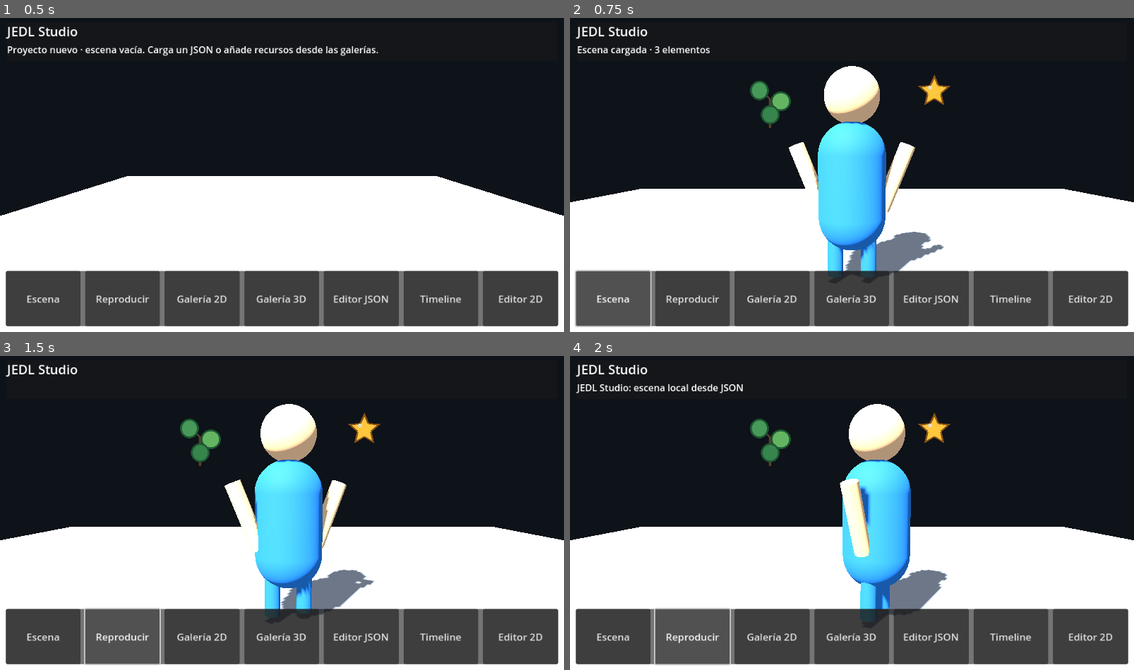
Above: before the commit, frames 1-4 (two rows, left to right).
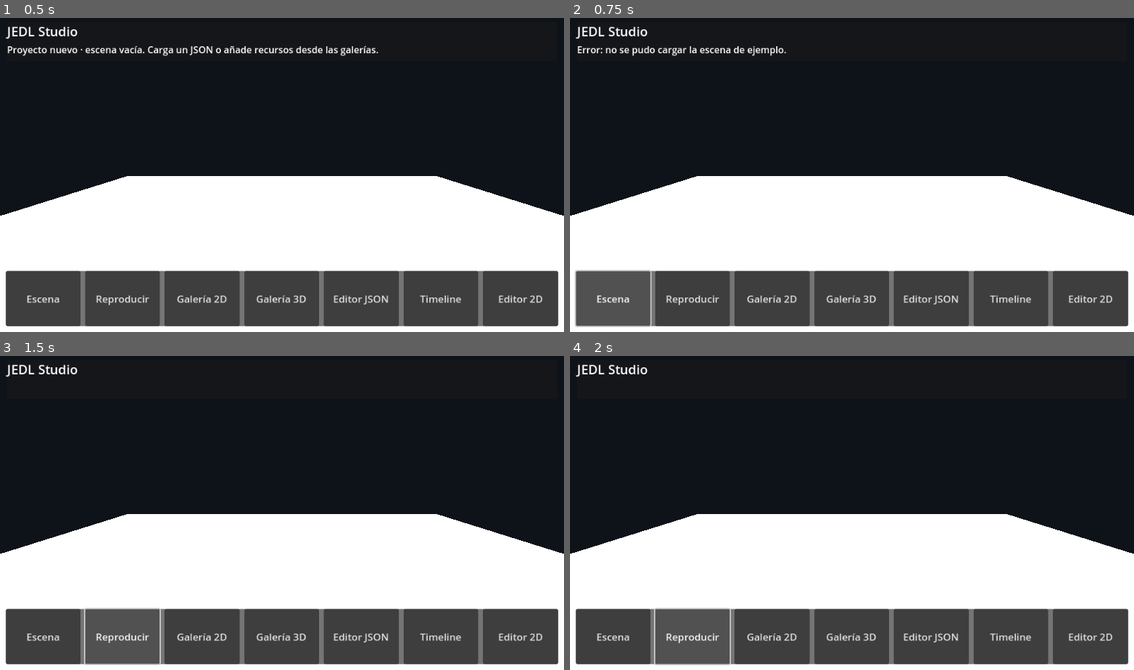
Above: after the commit, the same moments.

Repository: juancito860715-lgtm/jedl-studio
Game: Godot game, scene res://Main.tscn
Same seed, same stepped clock (60 frames per second), same inputs: the game is played once before the commit and once after it.
Inputs:
- Up to frame 1 (0.5 s): no input
- Up to frame 2 (0.75 s): click "Escena" at 0.5 s
- Up to frame 3 (1.5 s): click "Reproducir" at 1.25 s
- Up to frame 4 (2 s): no input

Frame 1 is identical in both runs. In frame 2, 12% of the frame differs, in the area x 0-100%, y 8-83%; in frame 3, 11%; in frame 4, 11%.

Commit message:
fix: load only catalogued rigged 2.5D and 3D characters

Diff:
--- a/scripts/SceneParser.gd
+++ b/scripts/SceneParser.gd
@@ -2,7 +2,6 @@
 class_name SceneParser
 
 const TimelineEngineScript = preload("res://scripts/TimelineEngine.gd")
-const CharacterRig2DScript = preload("res://scripts/CharacterRig2D.gd")
 const SceneStyleManagerScript = preload("res://scripts/SceneStyleManager.gd")
 
 var world_root: Node3D
@@ -74,6 +73,10 @@
 		last_error = "El campo actions debe ser una lista []."
 		push_error(last_error)
 		return false
+	if candidate.has("characters_2d"):
+		last_error = "characters_2d está obsoleto: JEDL Studio solo admite personajes 2.5d y 3d articulados, cargados desde el catálogo."
+		push_error(last_error)
+		return false
 	_clear_instances()
 	clear_background()
 	scene_data = candidate
@@ -99,7 +102,7 @@
 	elif background_data is String and not background_data.is_empty():
 		if not set_background(background_data):
 			return false
-	if not _instantiate_entries(scene_data["characters"], "3d"):
+	if not _instantiate_character_entries(scene_data["characters"]):
 		if last_error.is_empty(): last_error = "No se pudieron crear los personajes. Revisa sus assetId y rutas."
 		return false
 	if not _instantiate_entries(scene_data["objects"], "3d"):
@@ -108,10 +111,6 @@
 	if candidate.has("elements"):
 		if typeof(candidate["elements"]) != TYPE_ARRAY or not _instantiate_entries(candidate["elements"], "2d"):
 			push_error("Scene JSON elements must be an array of scene resources")
-			return false
-	if candidate.has("characters_2d"):
-		if not (candidate["characters_2d"] is Array) or not _instantiate_2d_characters(candidate["characters_2d"]):
-			last_error = "La colección characters_2d debe contener personajes 2D válidos."
 			return false
 	if candidate.has("appearances") and not (candidate["appearances"] is Array):
 		last_error = "El campo appearances debe ser una lista."
@@ -136,7 +135,7 @@
 		last_missing_kind = String(entry.get("kind", expected_kind))
 		last_missing_category = String(entry.get("category", ""))
 		if last_missing_category.is_empty():
-			last_missing_category = "Personajes 3D" if last_missing_kind == "3d" else "Elementos 2D"
+			last_missing_category = "Personajes 2.5D" if last_missing_kind == "2.5d" else ("Personajes 3D" if last_missing_kind == "3d" else "Elementos 2D")
 		last_error = "No existe un catálogo disponible para resolver el recurso: " + asset_id
 		push_error(last_error)
 		return {}
@@ -150,7 +149,7 @@
 		last_error = "No existe en el inventario el assetId: " + asset_id
 		push_error(last_error)
 		return {}
-	for key in ["path", "kind", "category", "license", "sha256"]:
+	for key in ["path", "kind", "category", "license", "sha256", "format", "character_format"]:
 		if resolved.has(key):
 			entry[key] = resolved[key]
 	return entry
@@ -564,42 +563,92 @@
 				audio_player.play()
 
 
-func _instantiate_2d_characters(entries: Array) -> bool:
-	if canvas_root == null:
-		last_error = "El lienzo 2D independiente no está disponible."
-		return false
+static func is_character_rig_compatible(instance: Node, character_format: String) -> bool:
+	if not (instance is Node3D) or character_format not in ["2.5d", "3d"]:
+		return false
+	var skeletons := instance.find_children("*", "Skeleton3D", true, false)
+	for skeleton_value in skeletons:
+		var skeleton := skeleton_value as Skeleton3D
+		if skeleton == null or skeleton.get_bone_count() < 1:
+			continue
+		if character_format == "2.5d":
+			var attachments := skeleton.find_children("*", "BoneAttachment3D", true, false)
+			for attachment_value in attachments:
+				var attachment := attachment_value as BoneAttachment3D
+				if attachment != null and not attachment.find_children("*", "Sprite3D", true, false).is_empty():
+					return true
+		else:
+			var meshes := instance.find_children("*", "MeshInstance3D", true, false)
+			for mesh_value in meshes:
+				var mesh_instance := mesh_value as MeshInstance3D
+				if mesh_instance != null and mesh_instance.skin != null:
+					return true
+	return false
+
+
+func _instantiate_character_entries(entries: Array) -> bool:
 	for entry_value in entries:
 		if not (entry_value is Dictionary):
-			last_error = "Cada personaje 2D debe ser un objeto."
-			return false
-		var entry: Dictionary = entry_value
-		var entry_id := String(entry.get("id", ""))
+			last_error = "Cada personaje debe ser un objeto JSON."
+			return false
+		var raw_entry: Dictionary = entry_value
+		var entry_id := String(raw_entry.get("id", ""))
+		var character_format := String(raw_entry.get("format", "")).to_lower()
 		if entry_id.is_empty():
-			last_error = "Cada personaje 2D requiere un id."
-			return false
-		var proportions: Variant = entry.get("proportions", {})
-		if not (proportions is Dictionary):
-			proportions = {}
-		var character := CharacterRig2DScript.create_character(String(entry.get("name", entry_id)), proportions)
-		character.name = String(entry.get("name", entry_id))
-		character.set_meta("jedl_entry_id", entry_id)
-		character.set_meta("jedl_asset_id", "character.2d.procedural.v1")
-		character.set_meta("jedl_character_2d", true)
+			last_error = "Cada personaje requiere un id estable."
+			return false
+		if character_format not in ["2.5d", "3d"]:
+			last_error = "El personaje '%s' debe declarar format '2.5d' o '3d'; el formato 2d no está permitido." % entry_id
+			return false
+		if String(raw_entry.get("assetId", "")).is_empty():
+			last_error = "El personaje '%s' requiere un assetId real del catálogo." % entry_id
+			return false
+		var entry := _resolve_scene_entry(raw_entry, character_format)
+		if entry.is_empty():
+			return false
+		var catalog_format := String(entry.get("character_format", "")).to_lower()
+		if catalog_format != character_format:
+			last_error = "El assetId '%s' no está certificado en el catálogo como personaje %s." % [String(entry.get("assetId", "")), character_format]
+			last_missing_entry_id = entry_id
+			last_missing_kind = character_format
+			last_missing_category = "Personajes 2.5D" if character_format == "2.5d" else "Personajes 3D"
+			return false
+		var resource_path := String(entry.get("path", ""))
+		if resource_path.is_empty() or not ResourceLoader.exists(resource_path):
+			last_missing_entry_id = entry_id
+			last_missing_kind = character_format
+			last_missing_category = "Personajes 2.5D" if character_format == "2.5d" else "Personajes 3D"
+			last_error = "No existe el recurso de personaje instalado: " + resource_path
+			return false
+		var packed := load(resource_path) as PackedScene
+		if packed == null:
+			last_error = "El personaje debe ser una escena riggeada importada, no una imagen suelta: " + resource_path
+			return false
+		var instance := packed.instantiate()
+		if not is_character_rig_compatible(instance, character_format):
+			instance.queue_free()
+			last_error = "El recurso '%s' no cumple el rig %s: se requiere Skeleton3D y partes 2.5D adjuntas a huesos o malla 3D con Skin." % [resource_path, character_format]
+			return false
+		instance.name = String(entry.get("name", entry.get("title", entry_id))).validate_node_name()
+		instance.set_meta("jedl_entry_id", entry_id)
+		instance.set_meta("jedl_asset_id", String(entry.get("assetId", "")))
+		instance.set_meta("jedl_character_format", character_format)
+		instance.set_meta("jedl_layer", String(entry.get("layer", "characters")))
 		var position_value := _vector3_from(entry.get("position", [0.0, 0.0, 0.0]))
 		var rotation_value := _vector3_from(entry.get("rotation_degrees", [0.0, 0.0, 0.0]))
 		var scale_value := _vector3_from(entry.get("scale", [1.0, 1.0, 1.0]))
-		_apply_instance_transform(character, position_value, rotation_value, scale_value)
-		canvas_root.add_child(character)
-		active_instances.append(character)
+		_apply_instance_transform(instance, position_value, rotation_value, scale_value)
+		if world_root == null:
+			instance.queue_free()
+			last_error = "El escenario 3D no está disponible para colocar el personaje."
+			return false
+		world_root.add_child(instance)
+		active_instances.append(instance)
 		if timeline_engine != null:
-			timeline_engine.register_target(entry_id, character)
-			CharacterRig2DScript.register_pose_targets(timeline_engine, entry_id, character)
-		var appearance: Variant = entry.get("appearance", {})
-		if appearance is Dictionary and not appearance.is_empty():
-			CharacterRig2DScript.apply_appearance(character, appearance)
-		var pose: Variant = entry.get("pose", {})
-		if pose is Dictionary and not pose.is_empty():
-			CharacterRig2DScript.apply_pose(character, pose)
+			timeline_engine.register_target(entry_id, instance)
+		var animation_name := String(entry.get("animation", ""))
+		if not animation_name.is_empty():
+			_play_animation(instance, animation_name, bool(entry.get("animation_loop", true)))
 	return true
 
 
